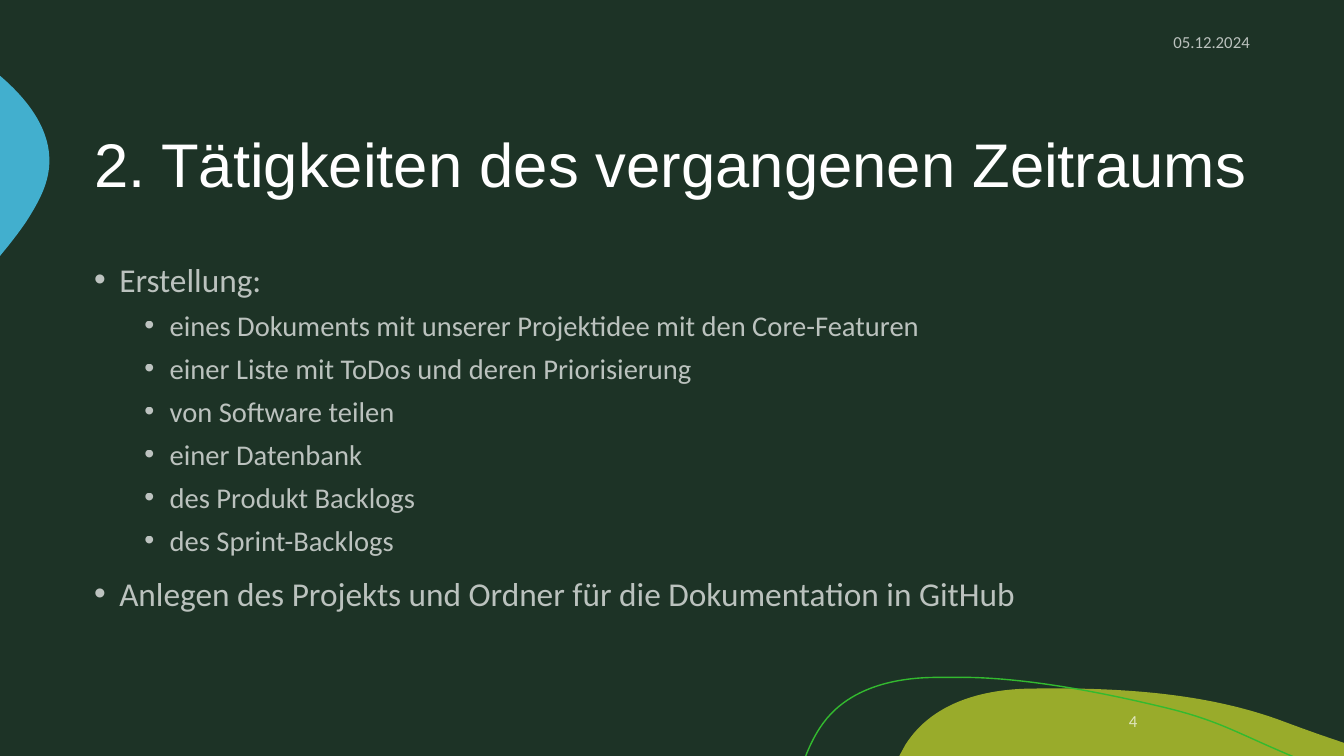
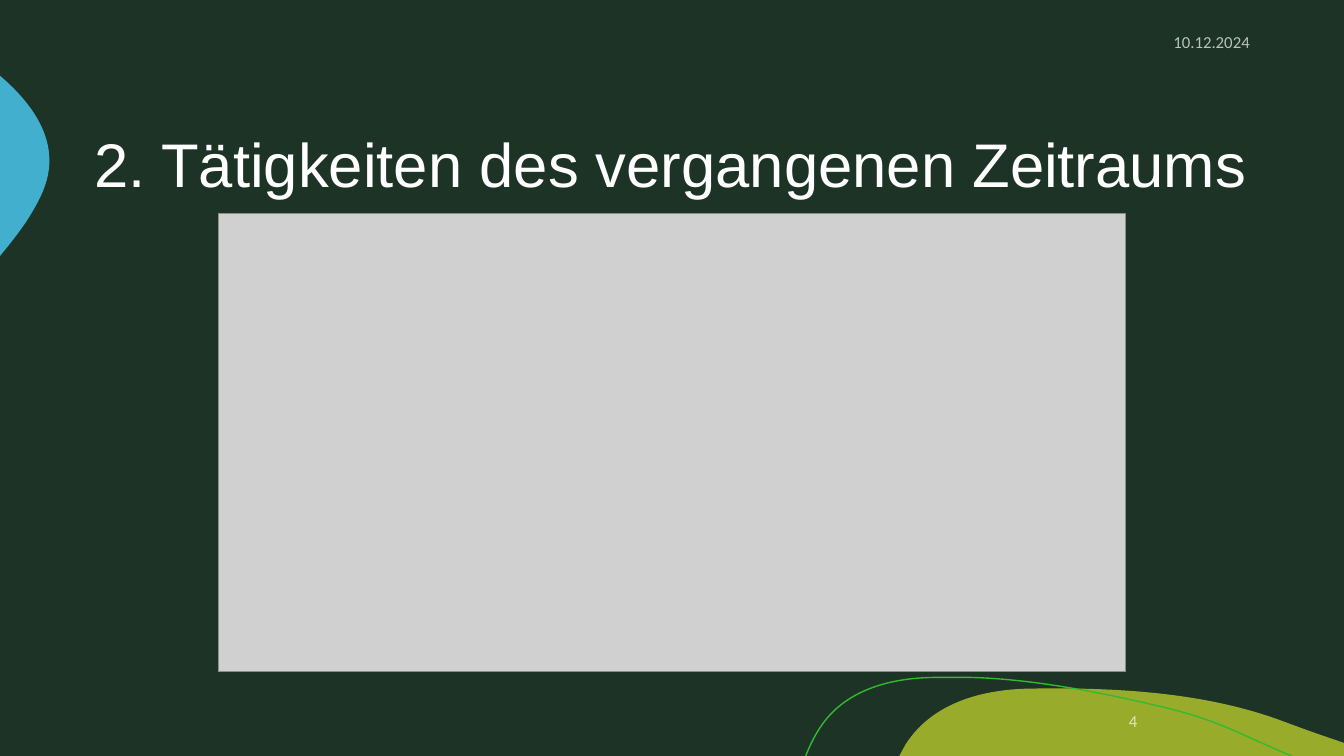
Before and after one commit to zIExpantion/ZumGelbenBach, a slide deck: slide 4 of Dokumente/Sprint-Backlog/Sprint-Backlog2.pptx. Drawn at 1344x756 pixels with LibreOffice and Linux fonts; fonts in the diff are those of the drawing; grey boxes stand for pictures; background and template pictures are left out. Boxes give left, top, right and bottom in pixels: in the first picture for what was removed or moved away, otherwise in the second. Text is boxed around its words. In the diff, an @@ line names an element or a change of style, - is before the commit and + after.

```diff
--- a/Dokumente/Sprint-Backlog/Sprint-Backlog2.pptx
+++ b/Dokumente/Sprint-Backlog/Sprint-Backlog2.pptx
@@ text at (1173,37,1249,48): text changed @@
-05.12.2024
+10.12.2024
@@ picture added at (219,214,1126,673) @@
@@ text removed at (119,269,1015,612) @@
-• Erstellung:
-  • eines Dokuments mit unserer Projektidee mit den Core-Featuren
-  • einer Liste mit ToDos und deren Priorisierung
-  • von Software teilen
-  • einer Datenbank
-  • des Produkt Backlogs
-  • des Sprint-Backlogs
-• Anlegen des Projekts und Ordner für die Dokumentation in GitHub
```
Also in this commit, not shown: 11 other slides changed, 1 other file.
